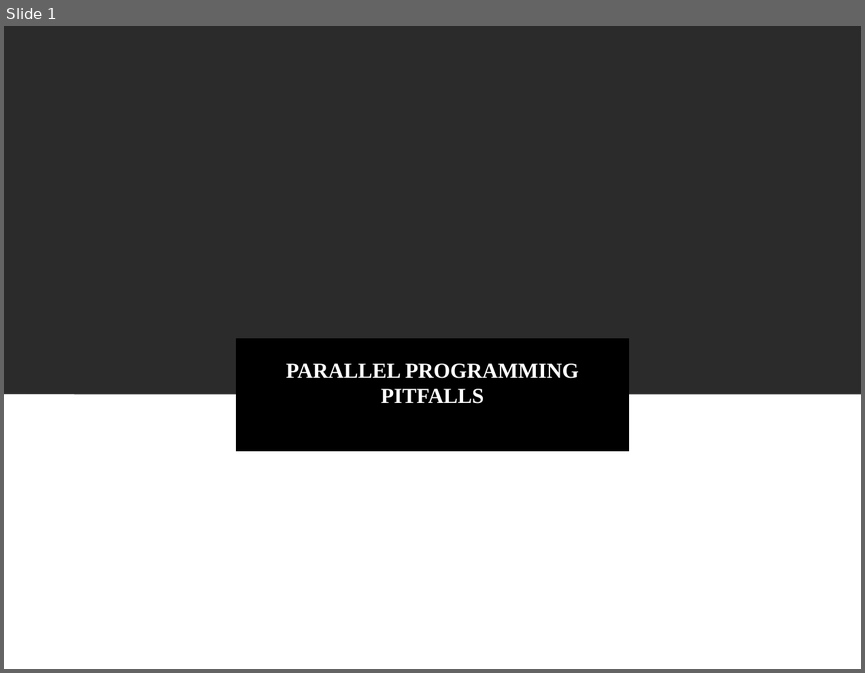
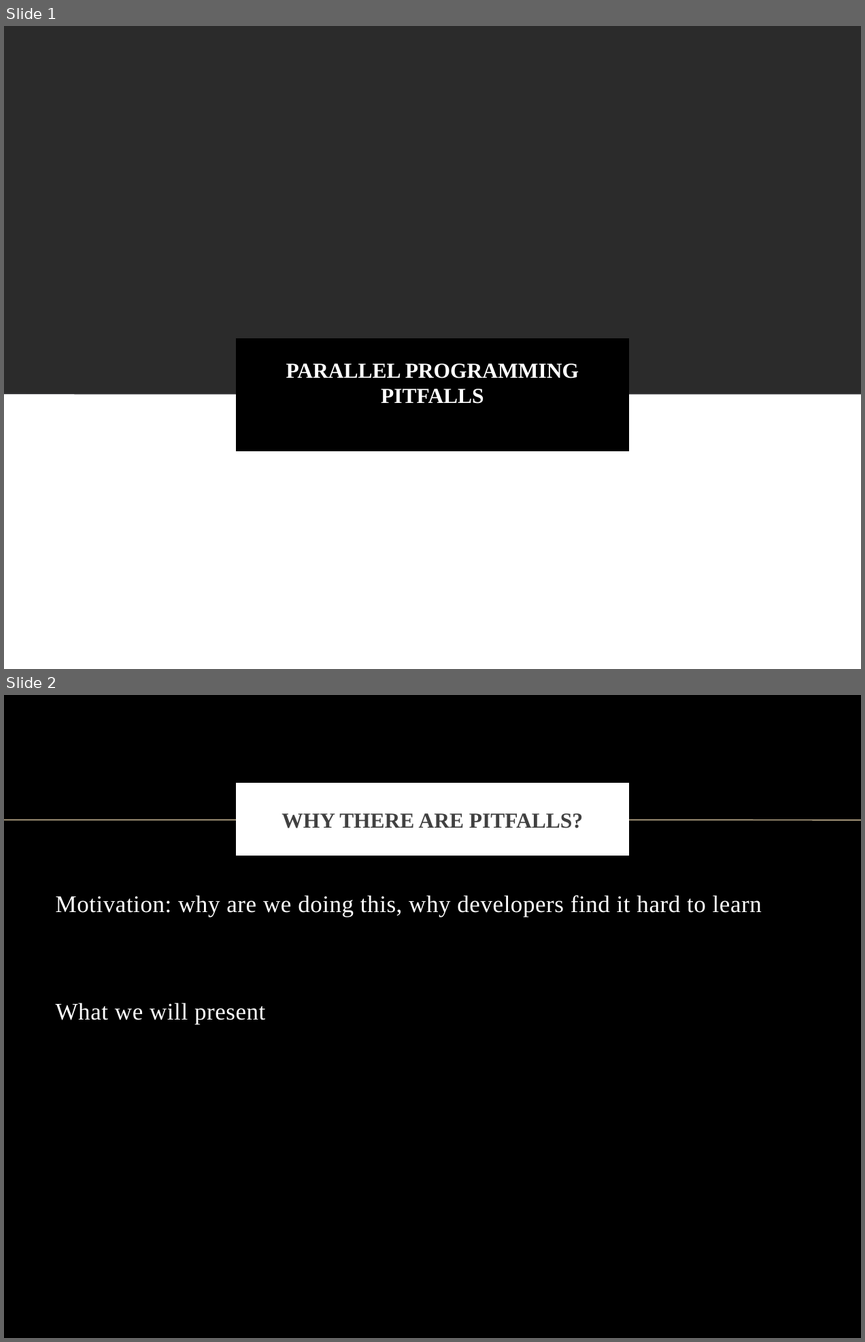
Before and after one commit to vong-srey/Paravantage, a slide deck: Deadlock.pptx. Shown one above the other, each under a label of ours: slide 1 before the commit, slides 1 and 2 after it. The pictures are 865x673 and 865x1342 pixels, drawn with LibreOffice and Linux fonts; fonts in the diff are those of the drawing; background and template pictures are left out; a plain dark background stands for a picture behind light text. Boxes give left, top, right and bottom in pixels: in the first picture for what was removed or moved away, otherwise in the second. Text is boxed around its words. In the diff, an @@ line names an element or a change of style, - is before the commit and + after.

```diff
--- a/Deadlock.pptx
+++ b/Deadlock.pptx
@@ slide 2 added at box(4, 695, 861, 1338), background picture (left out) @@
@@ title added at box(239, 787, 626, 853), fill #FFFFFF, outline #FFFFFF 6 pt, 18 pt, text #404040, bold @@
+WHY THERE ARE PITFALLS?
@@ line added from (4, 820) to (861, 820), #BBAA8A 1 pt @@
@@ text added at box(56, 895, 762, 1024), 20 pt, text #FFFFFF @@
+Motivation: why are we doing this, why developers find it hard to learn
+What we will present
```
Also in this commit, not shown: 15 other slides added.
